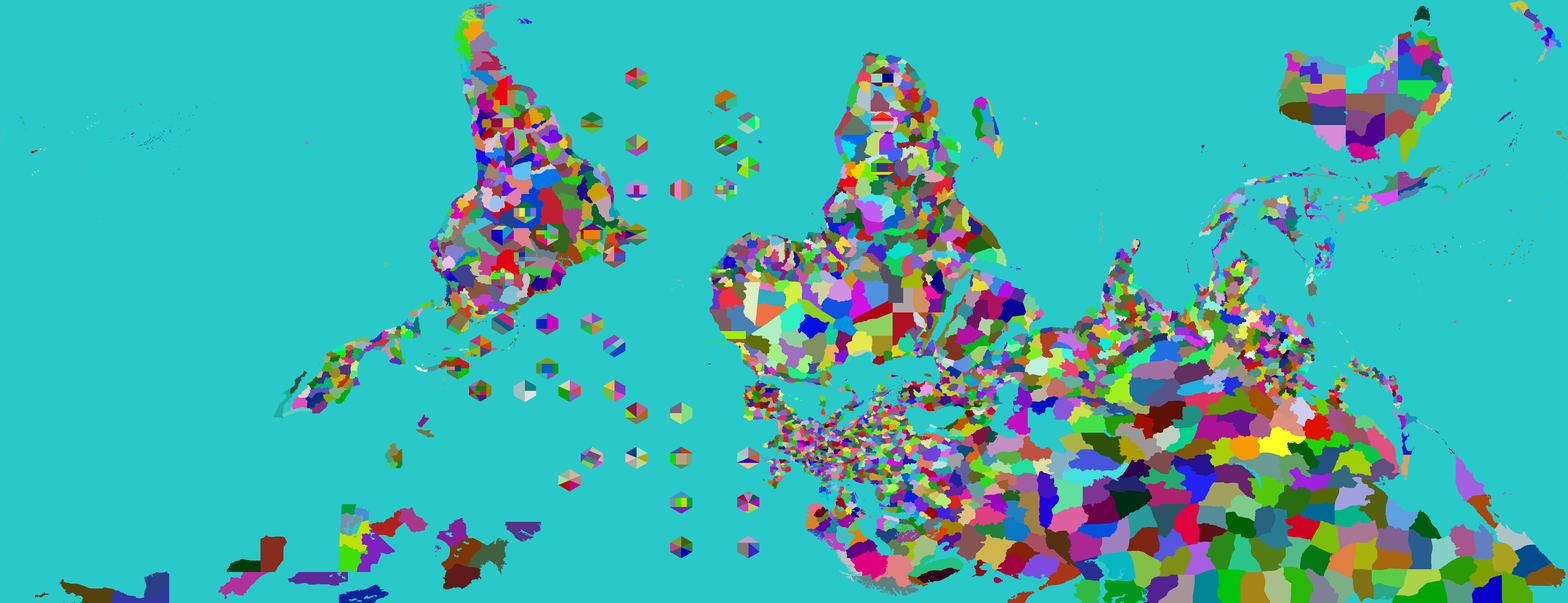
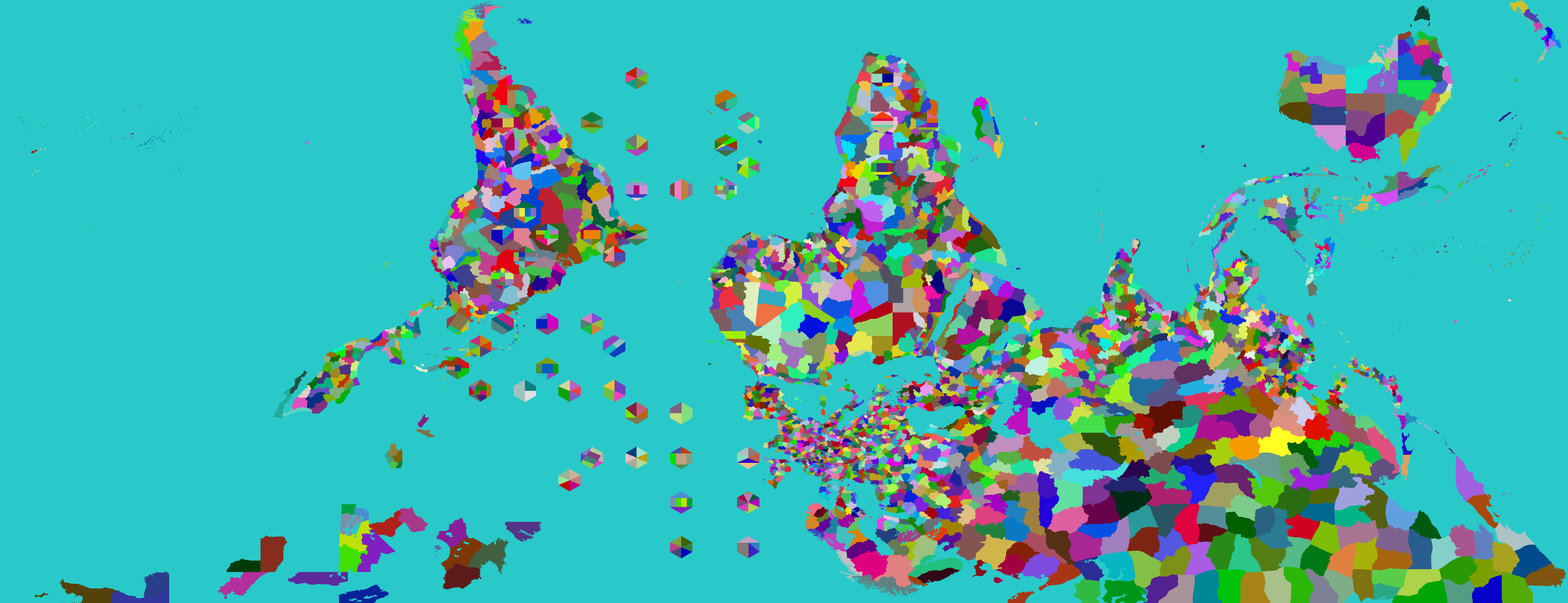
Two versions of the same layered image (1568x603). Layer-by-layer changes:
painted on "Provinces" over (915, 111, 939, 135)
